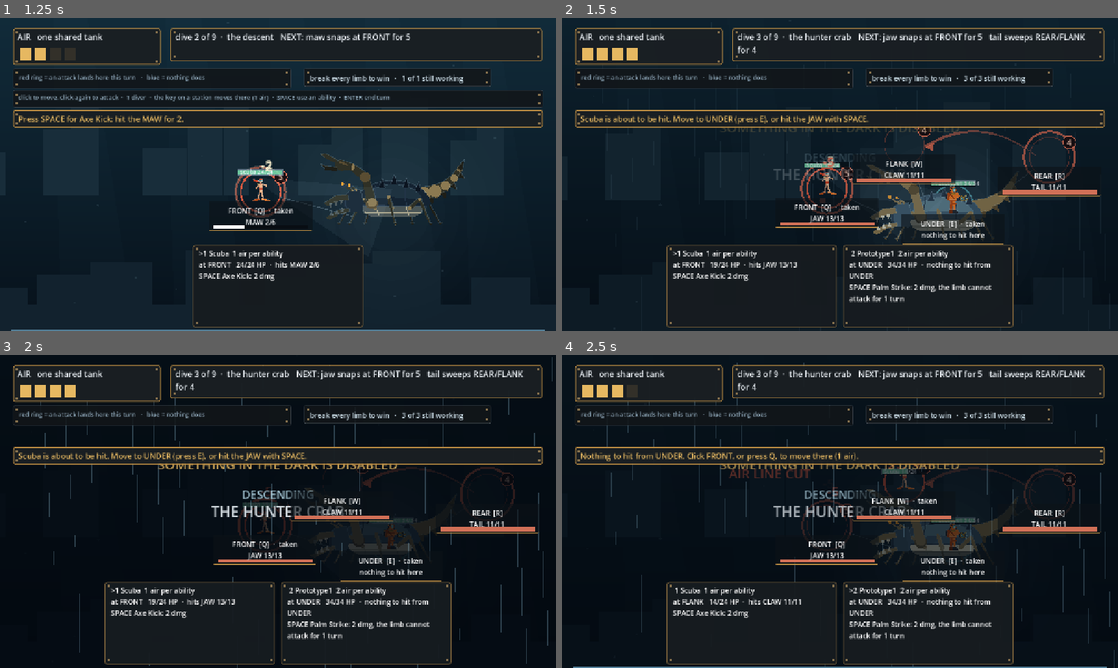
Above: before the commit, frames 1-4 (two rows, left to right).
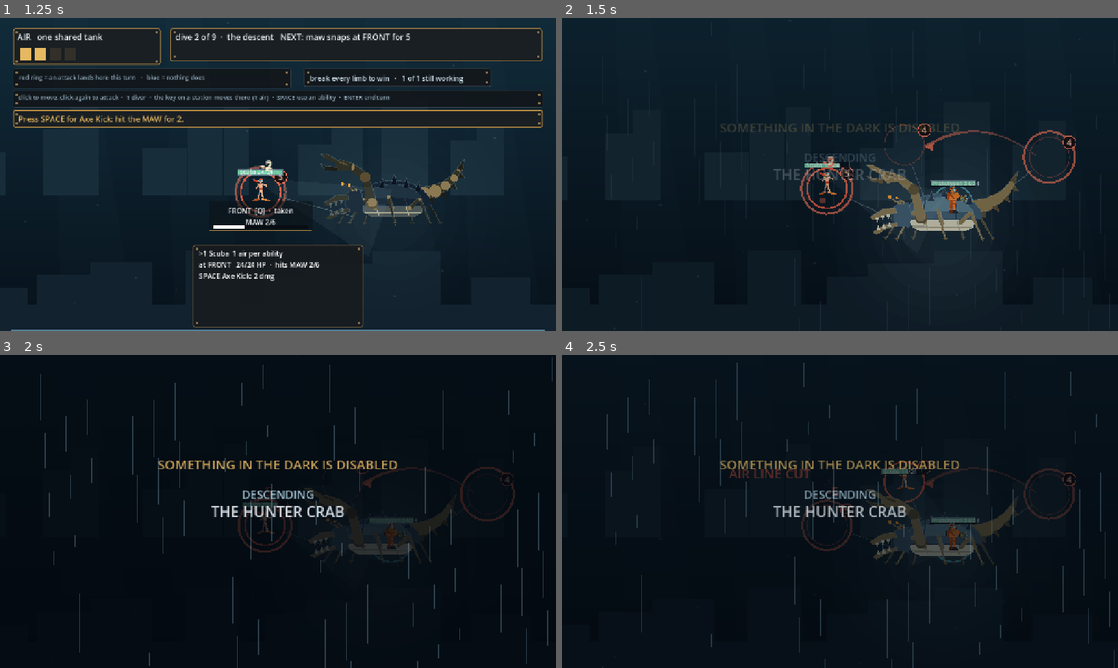
Above: after the commit, the same moments.

Repository: ImmortalDemonGod/salvage
Game: Godot game, scene res://game/main.tscn
Same seed, same stepped clock (60 frames per second), same inputs: the game is played once before the commit and once after it.
Inputs (mouse positions are in pixels of both pictures, inside the frame that each line leads up to):
- Up to frame 1 (1.25 s): tap Enter at 0.5 s; move the mouse to (400, 158) at 0.52 s; hold W from 0.53 s (still down); tap 1 at 0.6 s; click (400, 158) at 0.67 s; tap Space at 0.77 s
- Up to frame 2 (1.5 s): release W at 1.25 s; tap Enter at 1.25 s; drag from (728, 190) to (812, 237) at 1.27 s
- Up to frame 3 (2 s): no input
- Up to frame 4 (2.5 s): tap Enter at 2 s; move the mouse to (895, 442) at 2.02 s; hold W from 2.03 s (still down); tap 3 at 2.1 s

Frame 1 is identical in both runs. In frame 2, 10% of the frame differs, in the area x 2-98%, y 3-99%; in frame 3, 9.9%; in frame 4, 11%, in the area x 2-98%, y 3-100%.

Commit message:
the descent was a curtain drawn behind the furniture
_hud(false) ran and then _after called _refresh, which put every panel
straight back, so the transition played with the whole HUD sitting on top
of it. It stays down for as long as the descent lasts.

Diff:
--- a/game/main.gd
+++ b/game/main.gd
@@ -520,6 +520,7 @@
 	fx.tick(dt)
 	if _dive > 0.0:
 		_dive -= dt
+		_hud(false)
 		queue_redraw()
 		if _dive <= 0.0:
 			_refresh()
